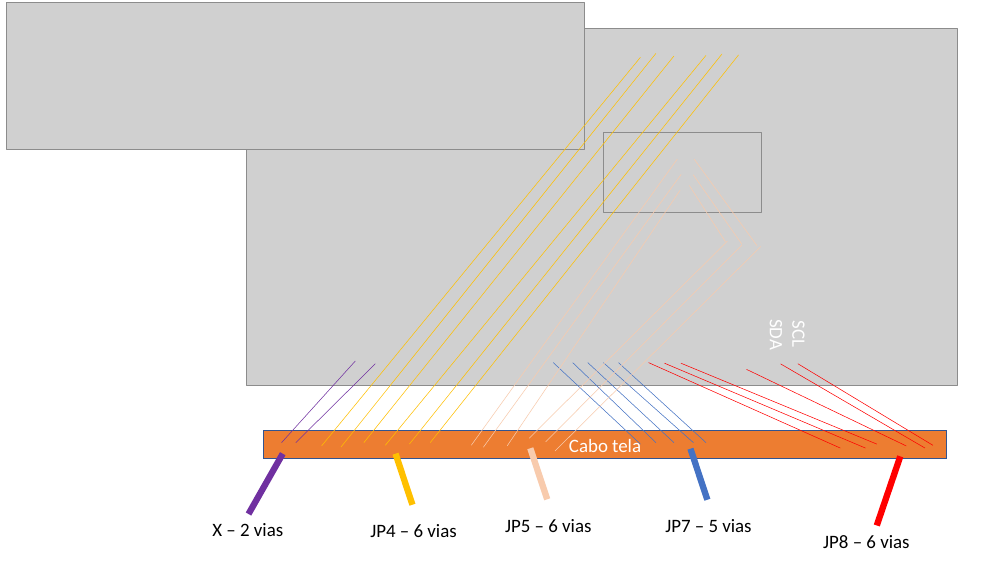
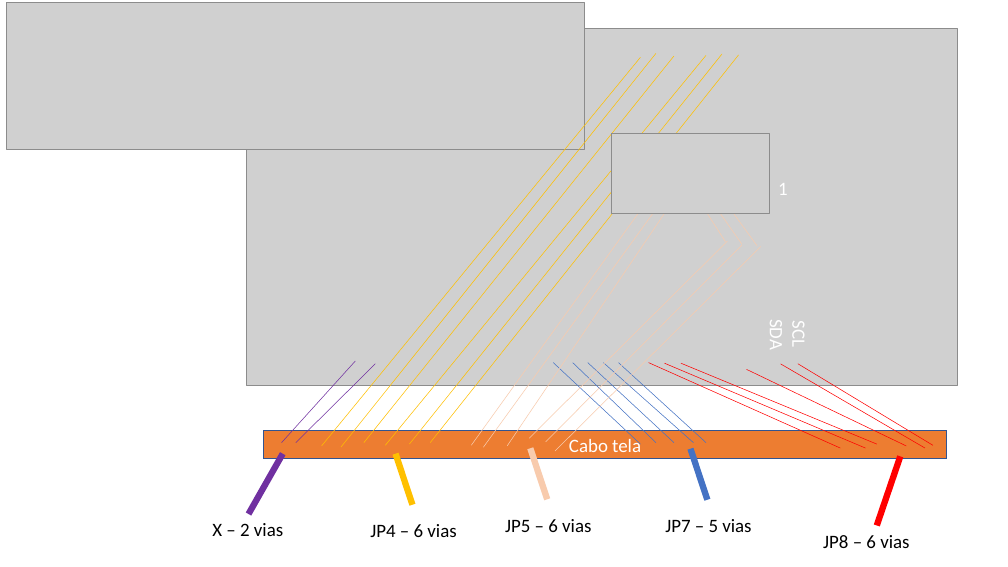
Before and after one commit to murchelon/MarSidFla, a slide deck: slide 1 of Docs/placa de conexao/nova placa.pptx. Drawn at 1008x567 pixels with LibreOffice and Linux fonts; fonts in the diff are those of the drawing; grey boxes stand for pictures. Boxes give left, top, right and bottom in pixels: in the first picture for what was removed or moved away, otherwise in the second. Text is boxed around its words. In the diff, an @@ line names an element or a change of style, - is before the commit and + after.

```diff
--- a/Docs/placa de conexao/nova placa.pptx
+++ b/Docs/placa de conexao/nova placa.pptx
@@ picture at <box>612,134,771,213</box>: rotation 0 to 180 degrees @@
@@ text added at <box>778,183,788,195</box>, 18 pt, text #FFFFFF @@
+1
```
Also in this commit, not shown: 2 other slides changed, 7 other files.
